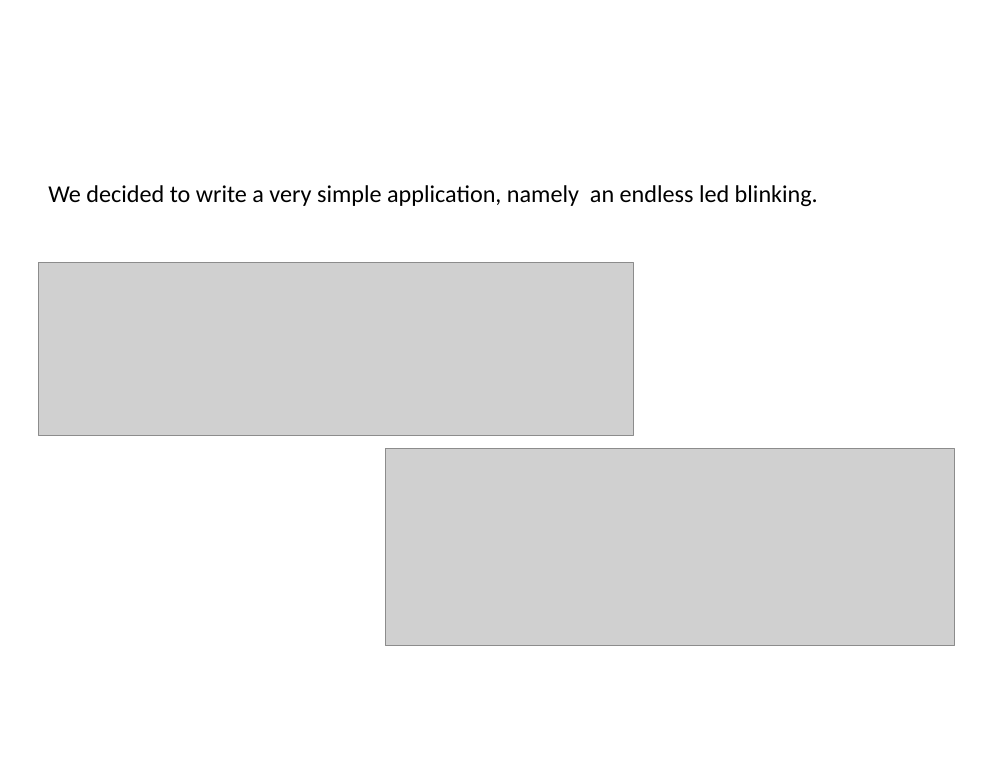
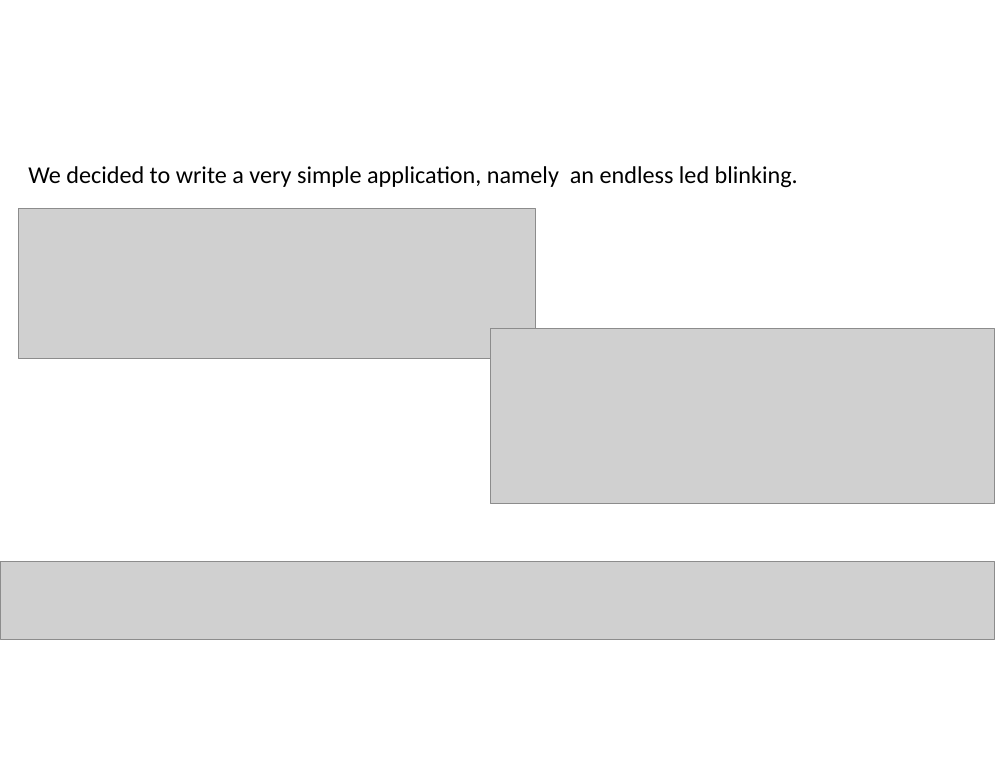
Before and after one commit to AlessiaGuzzo/ES1-project, a slide deck: slide 8 of Presentation/FinalReportPresentation.pptx (slide 9 before the commit). Drawn at 1008x757 pixels with LibreOffice and Linux fonts; fonts in the diff are those of the drawing; grey boxes stand for pictures; background and template pictures are left out. Boxes give left, top, right and bottom in pixels: in the first picture for what was removed or moved away, otherwise in the second. Text is boxed around its words. In the diff, an @@ line names an element or a change of style, - is before the commit and + after.

```diff
--- a/Presentation/FinalReportPresentation.pptx
+++ b/Presentation/FinalReportPresentation.pptx
@@ text "We decided to write a ...": place and size @@
-text "We decided to write a ..." at box(48, 185, 818, 206)
+text "We decided to write a ..." at box(28, 166, 798, 187)
@@ picture: place and size @@
-picture at box(39, 263, 633, 436)
+picture at box(18, 208, 535, 358)
@@ picture: place and size @@
-picture at box(385, 449, 955, 645)
+picture at box(490, 329, 994, 504)
@@ picture added at box(0, 562, 994, 639) @@
```
Also in this commit, not shown: 1 other slide changed, 1 slide added, 1 slide removed.
